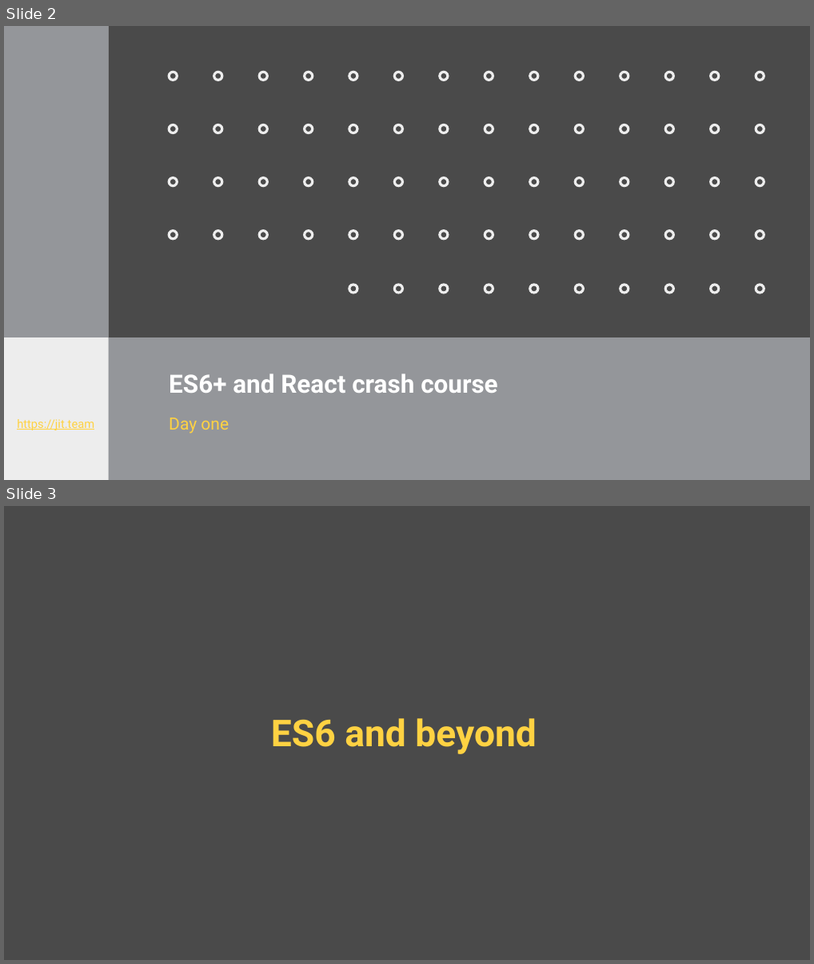
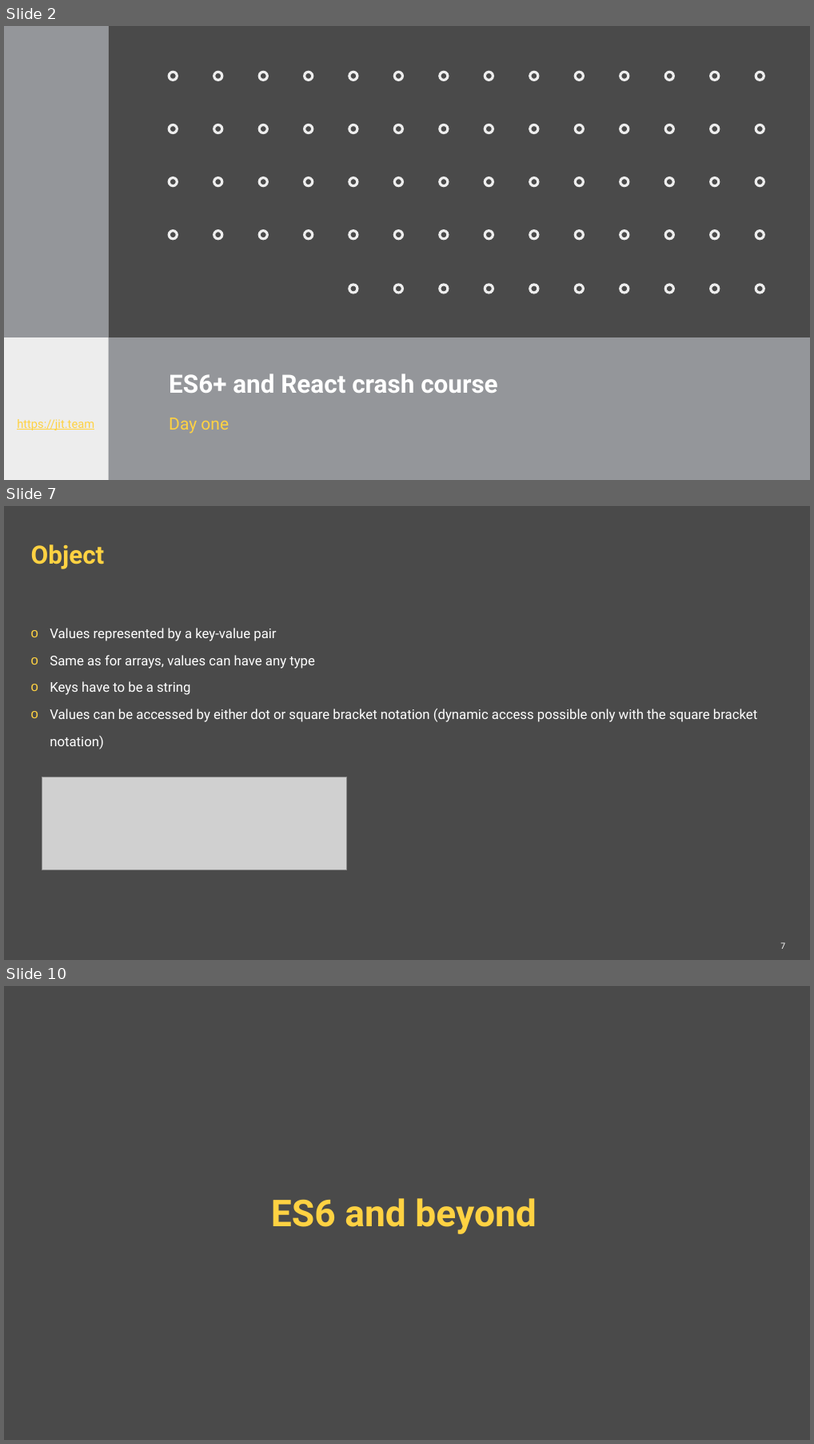
Before and after one commit to ppuzio/react-course-examples, a slide deck: React BEST course.pptx. Shown one above the other, each under a label of ours: slides 2 and 3 before the commit, slides 2, 7 and 10 after it; the slides between them are not shown. The pictures are 814x964 and 814x1444 pixels, drawn with LibreOffice and Linux fonts; fonts in the diff are those of the drawing; grey boxes stand for pictures; background and template pictures are left out. Boxes give left, top, right and bottom in pixels: in the first picture for what was removed or moved away, otherwise in the second. Text is boxed around its words. In the diff, an @@ line names an element or a change of style, - is before the commit and + after.

```diff
--- a/React BEST course.pptx
+++ b/React BEST course.pptx
@@ slide 7 added at <box>4,506,810,960</box>, background #4A4A4A @@
@@ title added at <box>31,544,105,569</box>, 30 pt, text #FFD242, bold @@
+Object
@@ text added at <box>50,628,758,749</box>, 16 pt, text #FFFFFF @@
+o Values represented by a key-value pair
+o Same as for arrays, values can have any type
+o Keys have to be a string
+o Values can be accessed by either dot or square bracket notation (dynamic access possible only with the square bracket notation)
@@ picture added at <box>42,777,347,869</box> @@
@@ page number added at <box>781,942,786,948</box>, 10 pt, text #FFFFFF @@
+7
@@ what was slide 3 is now slide 10 @@
```
Also in this commit, not shown: 8 slides changed, 6 other slides added, 4 other files.
